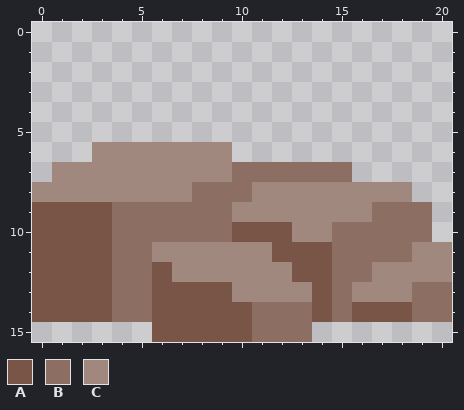
Edited in one commit: pixel-art file (Assets/Art/Environment/Beach/Rocks/Beach_Rock_Medium_2.aseprite). Above is the file before it was changed.
21x16 pixels, 1 frame.
Palette (. is transparent): A #795548  B #8d6e63  C #a1887f
Pixels before, first column x 0:
 6 ...CCCCCCC...........
 7 .CCCCCCCCCBBBBBB.....
 8 CCCCCCCCBBBCCCCCCCC..
 9 AAAABBBBBBCCCCCCCBBB.
10 AAAABBBBBBAAACCBBBBB.
11 AAAABBCCCCCCAAABBBBCC
12 AAAABBACCCCCCAABBCCCC
13 AAAABBAAAACCCCABCCCBB
14 AAAABBAAAAABBBABAAABB
15 ......AAAAABBB.......
The same view after the edit:
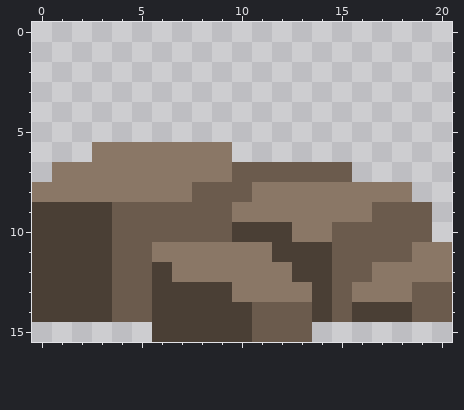
What changed:
colour A: #795548 -> #4a3f35
colour B: #8d6e63 -> #6b5b4d
colour C: #a1887f -> #8a7766
